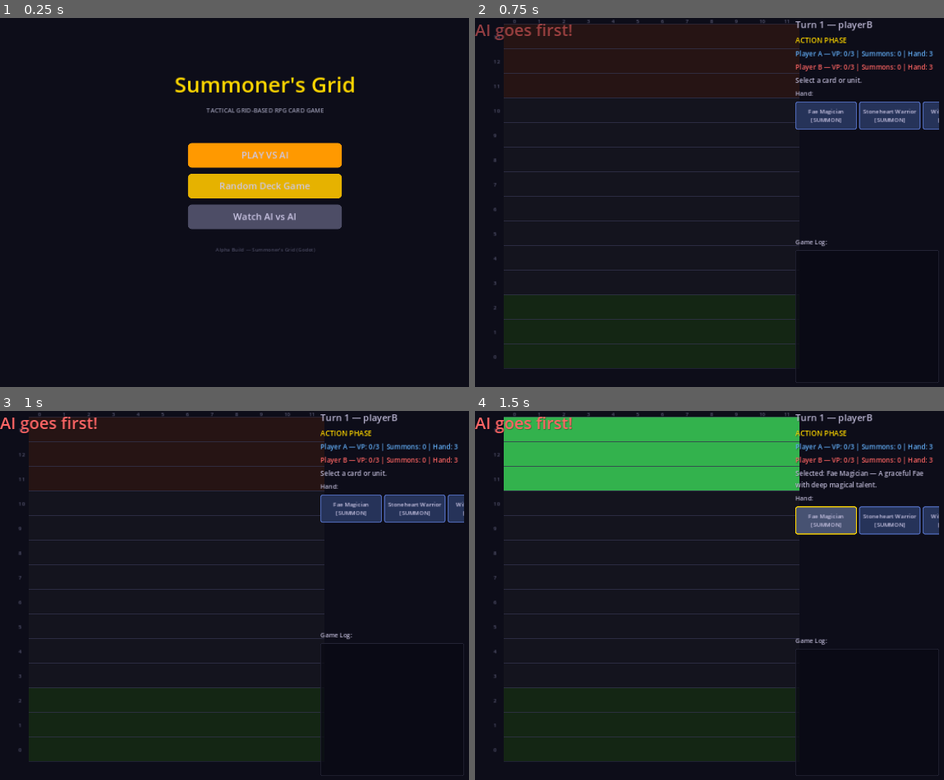
Above: before the commit, frames 1-4 (two rows, left to right).
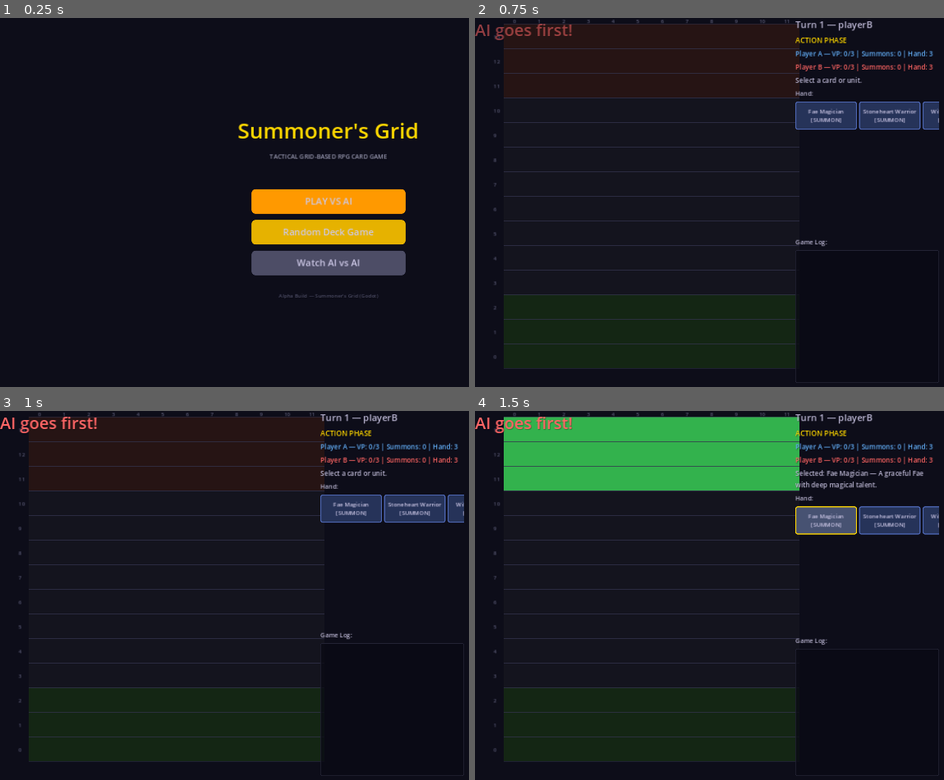
Above: after the commit, the same moments.

Repository: look-itsaxiom/summoners-grid
Game: Godot game, scene res://scenes/menu.tscn
Two runs of this game, one before a commit and one after it. Both use one fixed random seed, a clock stepped at 60 frames per second and the inputs below.
Inputs:
- Up to frame 1 (0.25 s): no input
- Up to frame 2 (0.75 s): click "PLAY VS AI" at 0.5 s
- Up to frame 3 (1 s): no input
- Up to frame 4 (1.5 s): click "Fae Magician [SUMMON]" at 1.25 s

The runs differ from the first frame. In frame 1, 14% of the frame differs, in the area x 37-89%, y 15-76%; in frame 2, nothing differs; in frame 3, nothing differs; in frame 4, nothing differs.

Commit message:
fix: menu layout (fullscreen anchor + VBox expand) + godot-mcp config
- Root Control in menu.tscn: anchors_preset 0 → 15 (FULL_RECT)
- VBoxContainer: add SIZE_EXPAND_FILL so it fills MarginContainer
- Fix .mcp.json: point to npx godot-mcp instead of stale cardcap path

Menu title was cut off because root Control only covered top-left corner.
VBox alignment=CENTER had no effect without expand flags.

Co-Authored-By: Claude Opus 4.6 (1M context) <noreply@anthropic.com>

Diff:
--- a/godot/scenes/menu.tscn
+++ b/godot/scenes/menu.tscn
@@ -5,6 +5,10 @@
 
 [node name="root" type="Control"]
 layout_mode = 3
-anchors_preset = 0
+anchors_preset = 15
+anchor_right = 1.0
+anchor_bottom = 1.0
+grow_horizontal = 2
+grow_vertical = 2
 theme = ExtResource("2_theme")
 script = ExtResource("1_4vkqy")
--- a/godot/scripts/ui/main_menu_screen.gd
+++ b/godot/scripts/ui/main_menu_screen.gd
@@ -29,6 +29,8 @@
 	var center := VBoxContainer.new()
 	center.add_theme_constant_override("separation", 12)
 	center.alignment = BoxContainer.ALIGNMENT_CENTER
+	center.size_flags_vertical = Control.SIZE_EXPAND_FILL
+	center.size_flags_horizontal = Control.SIZE_EXPAND_FILL
 	margin.add_child(center)
 
 	# Title
Not shown, changed: .mcp.json
